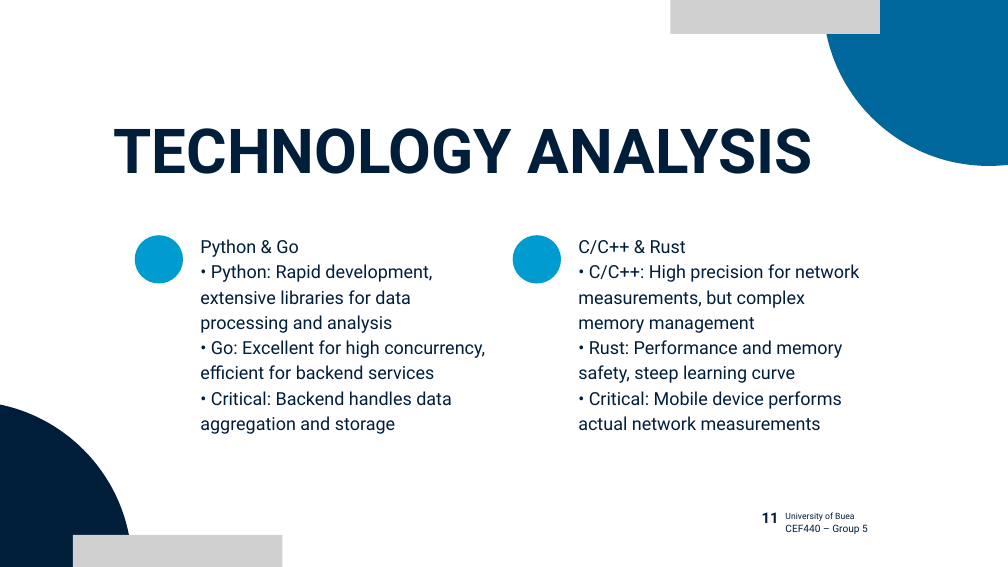
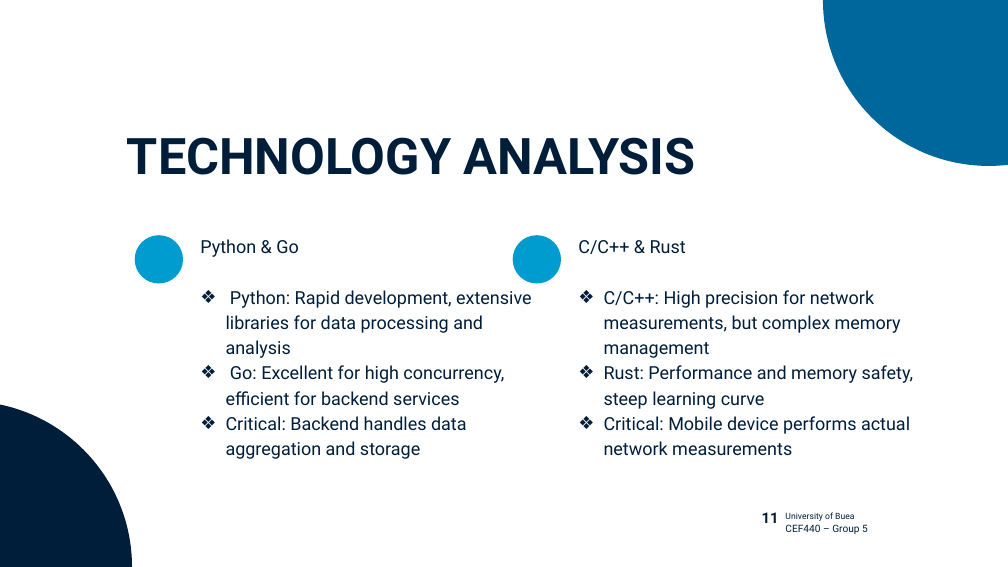
Before and after one commit to BrayanMorningstar237/CEF440_Group5, a slide deck: slide 48 of Task 2/Task 2 Power Point Mobile QoE Data Collection App Design.pptx (slide 24 before the commit). Drawn at 1008x567 pixels with LibreOffice and Linux fonts; fonts in the diff are those of the drawing; grey boxes stand for pictures. Boxes give left, top, right and bottom in pixels: in the first picture for what was removed or moved away, otherwise in the second. Text is boxed around its words. In the diff, an @@ line names an element or a change of style, - is before the commit and + after.

```diff
--- a/Task 2/Task 2 Power Point Mobile QoE Data Collection App Design.pptx
+++ b/Task 2/Task 2 Power Point Mobile QoE Data Collection App Design.pptx
@@ picture removed at (670,0,880,33) @@
@@ text "TECHNOLOGY ANALYSIS": place and size @@
-text "TECHNOLOGY ANALYSIS" at (114,128,813,174)
+text "TECHNOLOGY ANALYSIS" at (127,137,696,175)
@@ text "TECHNOLOGY ANALYSIS" at (127,137,696,175): size 88.5 to 72 pt @@
@@ text at (226,290,532,459): text changed @@
-• Python: Rapid development, extensive libraries for data processing and analysis
-• Go: Excellent for high concurrency, efficient for backend services
-• Critical: Backend handles data aggregation and storage
+❖ Python: Rapid development, extensive libraries for data processing and analysis
+❖ Go: Excellent for high concurrency, efficient for backend services
+❖ Critical: Backend handles data aggregation and storage
@@ text at (604,290,914,455): text changed @@
-• C/C++: High precision for network measurements, but complex memory management
-• Rust: Performance and memory safety, steep learning curve
-• Critical: Mobile device performs actual network measurements
+❖ C/C++: High precision for network measurements, but complex memory management
+❖ Rust: Performance and memory safety, steep learning curve
+❖ Critical: Mobile device performs actual network measurements
@@ picture removed at (73,535,283,567) @@
```
Also in this commit, not shown: 6 other slides changed, 24 slides added.
